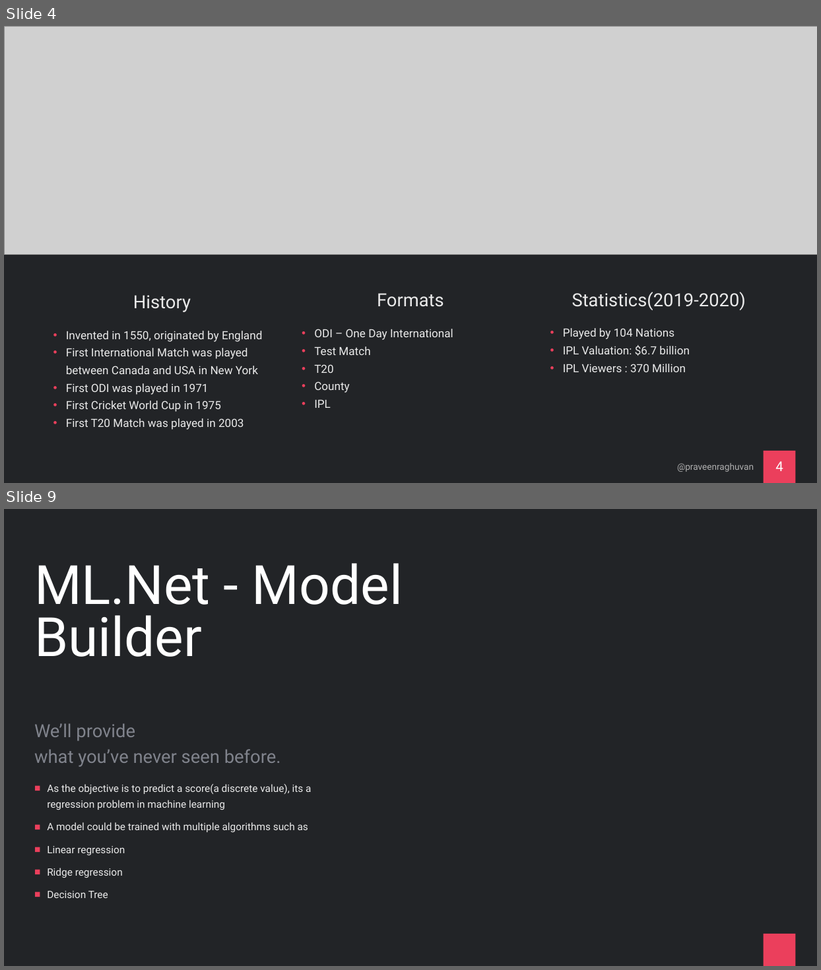
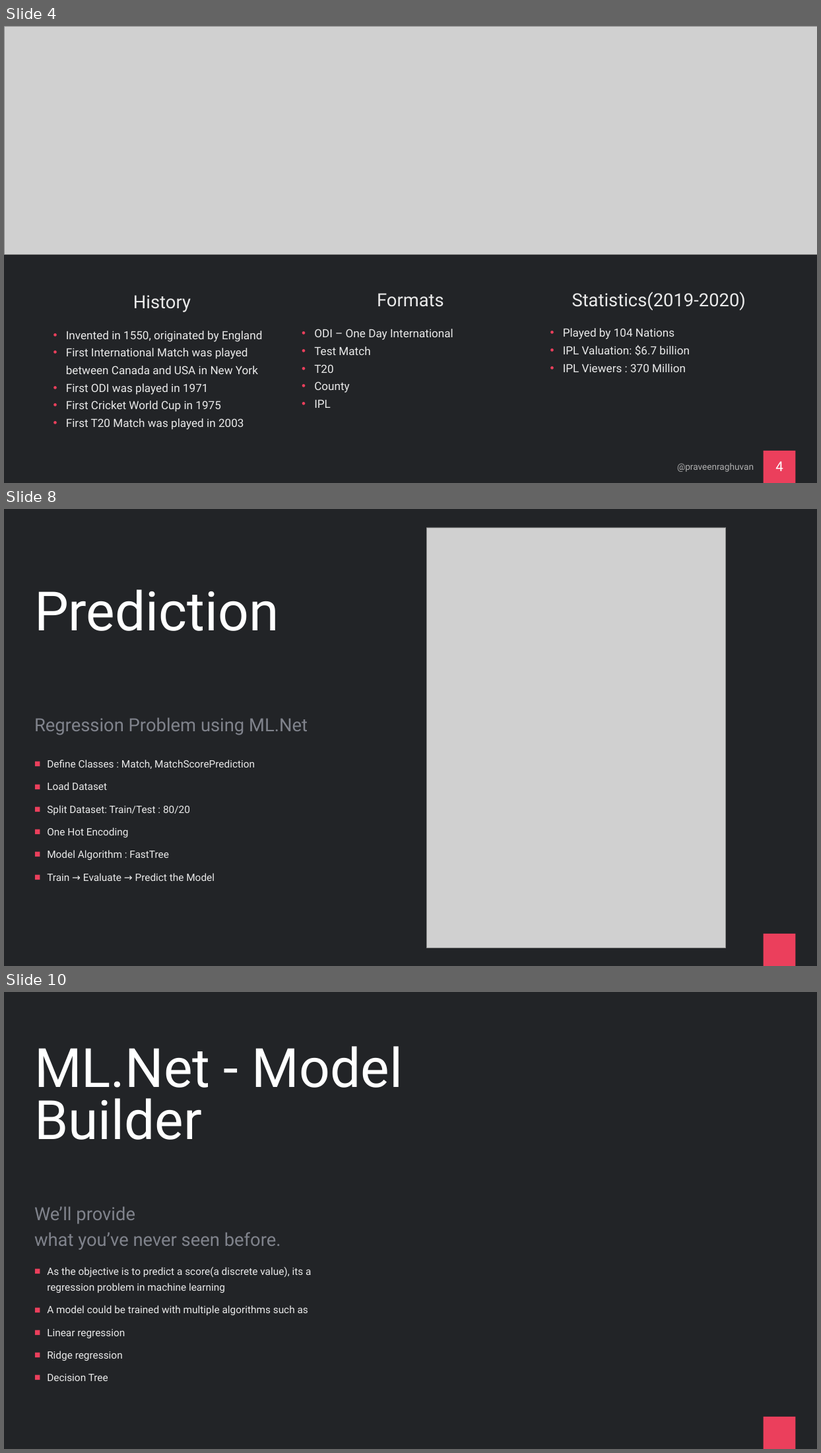
Before and after one commit to praveenraghuvanshi/tech-sessions, a slide deck: 16062021-Global-AI-Community-2021/cricket-analytics.pptx. Shown one above the other, each under a label of ours: slides 4 and 9 before the commit, slides 4, 8 and 10 after it; the slides between them are not shown. The pictures are 821x970 and 821x1453 pixels, drawn with LibreOffice and Linux fonts; fonts in the diff are those of the drawing; grey boxes stand for pictures. Boxes give left, top, right and bottom in pixels: in the first picture for what was removed or moved away, otherwise in the second. Text is boxed around its words. In the diff, an @@ line names an element or a change of style, - is before the commit and + after.

```diff
--- a/16062021-Global-AI-Community-2021/cricket-analytics.pptx
+++ b/16062021-Global-AI-Community-2021/cricket-analytics.pptx
@@ slide 8 added at (x1=4, y1=509, x2=817, y2=966), background #222427; not listed: 1 template element that a slide beside it also shows @@
@@ picture added at (x1=427, y1=527, x2=726, y2=948) @@
@@ title added at (x1=34, y1=590, x2=279, y2=631), 96 pt, text #FFFFFF @@
+Prediction
@@ text added at (x1=34, y1=718, x2=308, y2=735), 32 pt, text #80838C @@
+Regression Problem using ML.Net
@@ text added at (x1=47, y1=760, x2=255, y2=881), 18 pt, text #EAEAEA @@
+■ Define Classes : Match, MatchScorePrediction
+■ Load Dataset
+■ Split Dataset: Train/Test : 80/20
+■ One Hot Encoding
+■ Model Algorithm : FastTree
+■ Train → Evaluate → Predict the Model
@@ what was slide 9 is now slide 10 @@
```
Also in this commit, not shown: 5 slides changed, 2 other slides added, 2 slides removed, 10 other files.
